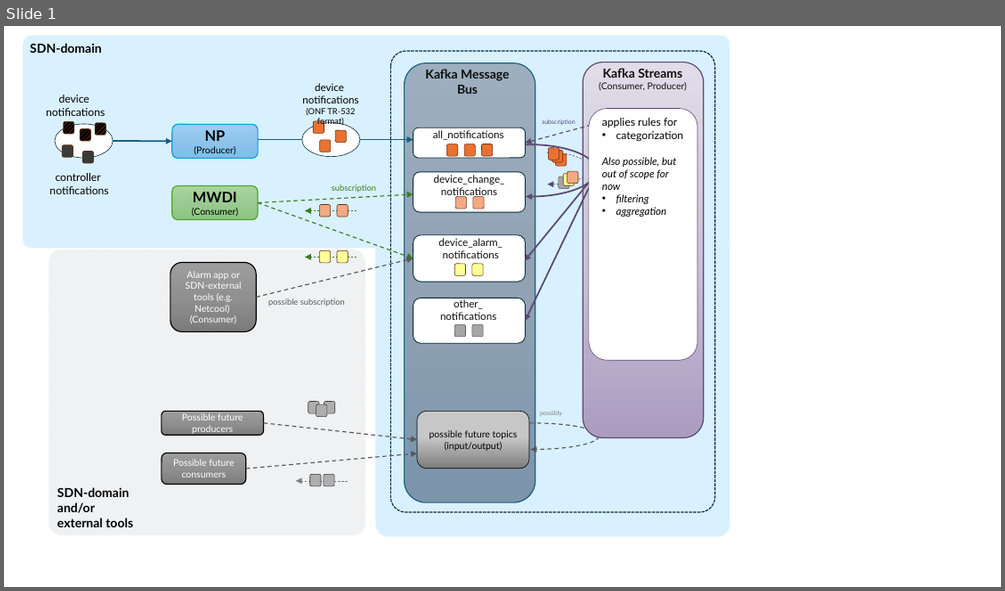
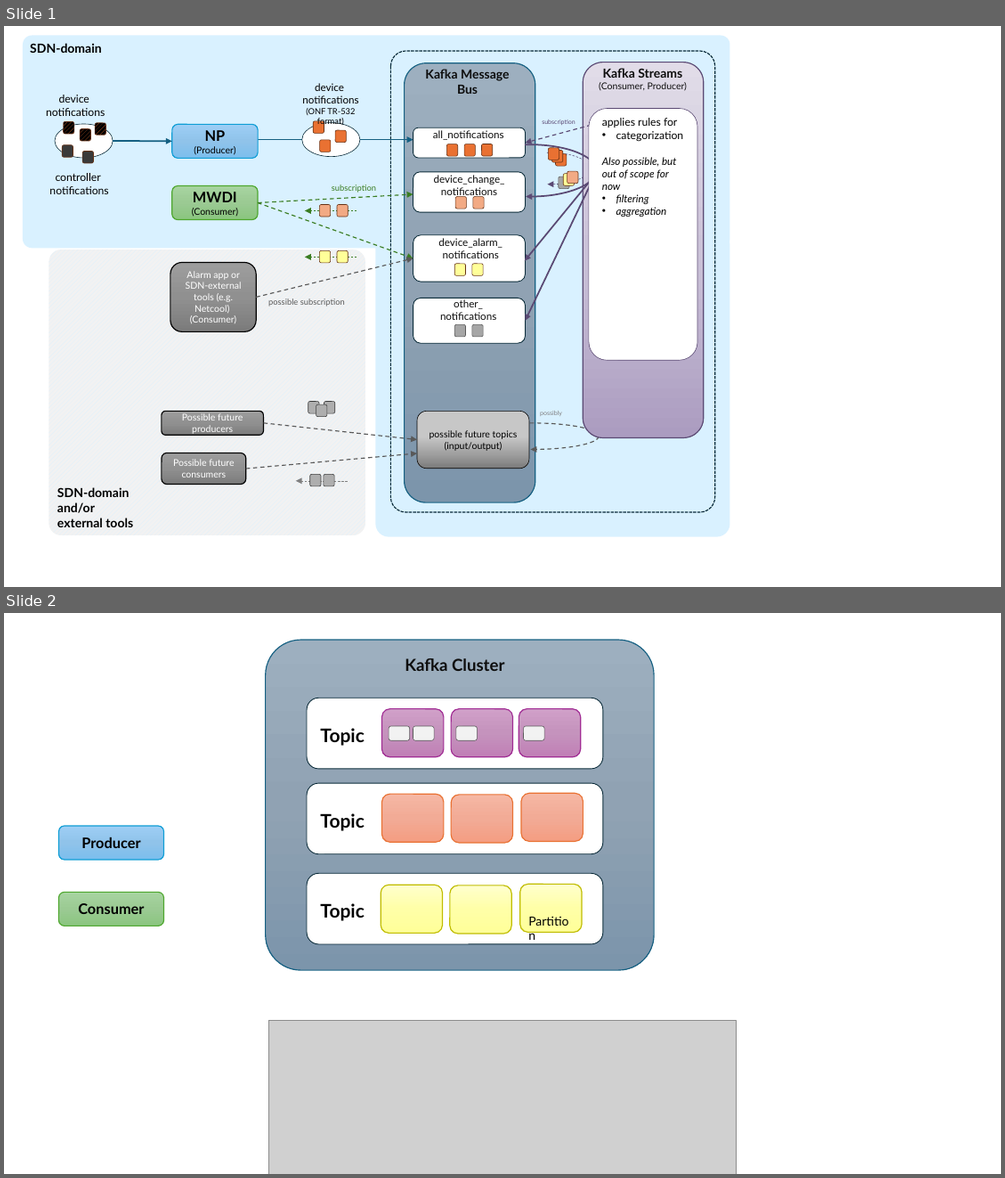
Before and after one commit to openBackhaul/ApplicationPattern, a slide deck: doc/SharedComponents/Kafka/images/Kafka+KafkaStreams.pptx. Shown one above the other, each under a label of ours: slide 1 before the commit, slides 1 and 2 after it. The pictures are 1005x591 and 1005x1178 pixels, drawn with LibreOffice and Linux fonts; fonts in the diff are those of the drawing; grey boxes stand for pictures. Boxes give left, top, right and bottom in pixels: in the first picture for what was removed or moved away, otherwise in the second. Text is boxed around its words. In the diff, an @@ line names an element or a change of style, - is before the commit and + after.

Commit message:
Kafka doc

```diff
--- a/doc/SharedComponents/Kafka/images/Kafka+KafkaStreams.pptx
+++ b/doc/SharedComponents/Kafka/images/Kafka+KafkaStreams.pptx
@@ slide 2 added at <box>4,613,1001,1174</box>, background #FFFFFF @@
@@ rounded rectangle added at <box>266,640,655,971</box>, fill gradient #9EAFBF to #91A3B4 to #7C95AB, outline #156082 1 pt @@
@@ text added at <box>404,658,504,671</box>, 16 pt, text #0D0D0D, bold @@
+Kafka Cluster
@@ rounded rectangle added at <box>307,698,603,769</box>, fill #FFFFFF, outline #092A39 0.75 pt @@
@@ rounded rectangle added at <box>381,709,444,756</box>, fill gradient #D0A0C8 to #C693BD to #C17FB6, outline #A02B93 1 pt @@
@@ rounded rectangle added at <box>451,709,513,756</box>, fill gradient #D0A0C8 to #C693BD to #C17FB6, outline #A02B93 1 pt @@
@@ rounded rectangle added at <box>519,709,582,756</box>, fill gradient #D0A0C8 to #C693BD to #C17FB6, outline #A02B93 1 pt @@
@@ text added at <box>320,728,364,746</box>, 18 pt, text #000000, bold @@
+Topic
@@ rounded rectangle added at <box>388,726,409,740</box>, fill #F2F2F2, outline #595959 0.5 pt @@
@@ rounded rectangle added at <box>413,726,434,740</box>, fill #F2F2F2, outline #595959 0.5 pt @@
@@ rounded rectangle added at <box>456,726,477,740</box>, fill #F2F2F2, outline #595959 0.5 pt @@
@@ rounded rectangle added at <box>524,726,544,740</box>, fill #F2F2F2, outline #595959 0.5 pt @@
@@ rounded rectangle added at <box>307,784,603,854</box>, fill #FFFFFF, outline #092A39 0.75 pt @@
@@ rounded rectangle added at <box>381,794,444,842</box>, fill gradient #F5B8A5 to #F2AB96 to #F59E82, outline #E97132 1 pt @@
@@ rounded rectangle added at <box>451,795,513,843</box>, fill gradient #F5B8A5 to #F2AB96 to #F59E82, outline #E97132 1 pt @@
@@ rounded rectangle added at <box>521,793,583,841</box>, fill gradient #F5B8A5 to #F2AB96 to #F59E82, outline #E97132 1 pt @@
@@ rounded rectangle added at <box>58,826,164,860</box>, fill gradient #9ECFF5 to #90C4EB to #7CBEED, outline #0F9ED5 1 pt, 14 pt, text #000000, bold @@
+Producer
@@ text added at <box>320,813,364,831</box>, 18 pt, text #000000, bold @@
+Topic
@@ rounded rectangle added at <box>307,873,603,944</box>, fill #FFFFFF, outline #092A39 0.75 pt @@
@@ rounded rectangle added at <box>58,892,164,925</box>, fill gradient #A8D5A0 to #9CCA94 to #8AC680, outline #4EA72E 1 pt, 14 pt, text #000000, bold @@
+Consumer
@@ text added at <box>320,903,364,921</box>, 18 pt, text #000000, bold @@
+Topic
@@ rounded rectangle added at <box>380,884,443,933</box>, fill gradient #FFFFCD to #FFFFA7 to #FFFF99, outline #C0BC00 1 pt @@
@@ rounded rectangle added at <box>450,885,512,933</box>, fill gradient #FFFFCD to #FFFFA7 to #FFFF99, outline #C0BC00 1 pt @@
@@ rounded rectangle added at <box>520,884,582,932</box>, fill gradient #FFFFCD to #FFFFA7 to #FFFF99, outline #C0BC00 1 pt @@
@@ text added at <box>521,910,582,933</box>, 12 pt, text #000000 @@
+Partition
@@ picture added at <box>268,1021,736,1174</box> @@
```
Also in this commit, not shown: 2 other files.
